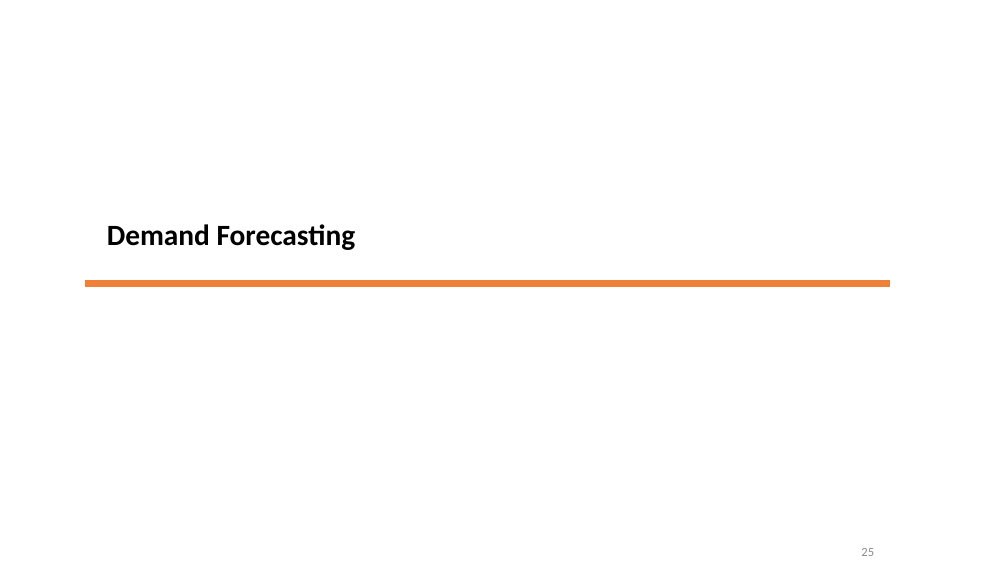
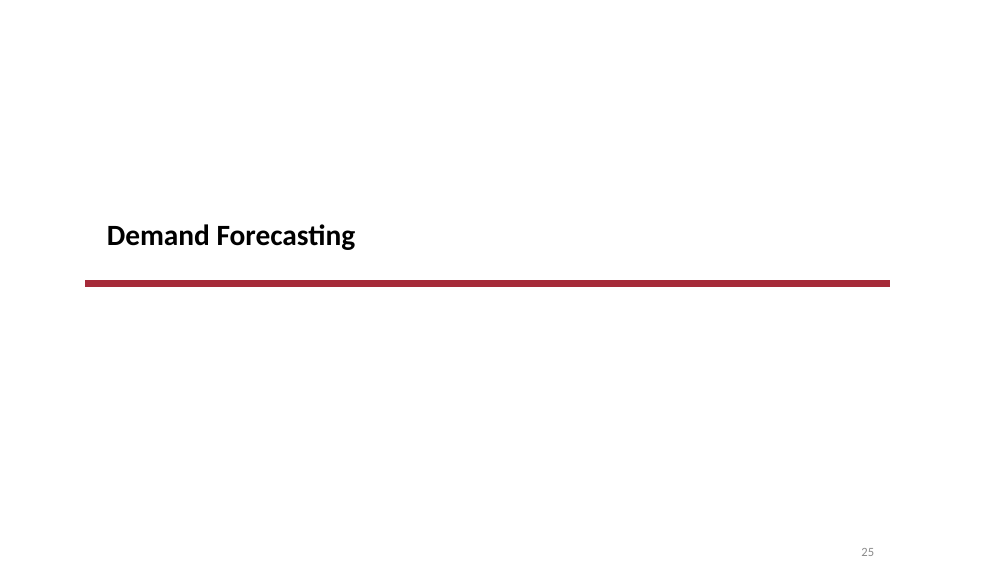
Before and after one commit to qahtanaa/qahtanaa.wep_mlb_24.io, a slide deck: slide 25 of lectures/day_2/WEP24_Day2_Regression.pptx. Drawn at 1008x567 pixels with LibreOffice and Linux fonts; fonts in the diff are those of the drawing; background and template pictures are left out. Boxes give left, top, right and bottom in pixels: in the first picture for what was removed or moved away, otherwise in the second. Text is boxed around its words. In the diff, an @@ line names an element or a change of style, - is before the commit and + after.

```diff
--- a/lectures/day_2/WEP24_Day2_Regression.pptx
+++ b/lectures/day_2/WEP24_Day2_Regression.pptx
@@ line (85, 284) - (890, 284): stroke #EE8137 7.5 pt to #A62B39 7.5 pt @@
```
Also in this commit, not shown: 6 other slides changed, 2 slides added, 2 slides removed, 2 other files.
